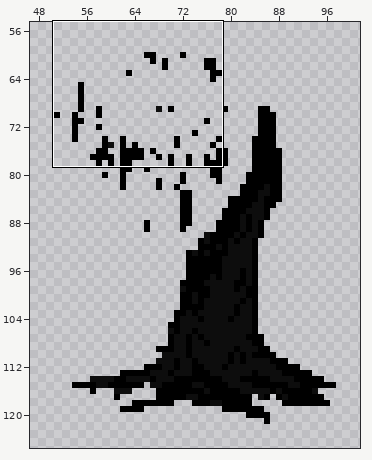
Sprite sheet -- sprites/Spr_dead_1/c75c7a90-abf4-42f4-ad17-767da0afc501.png. The picture above shows the old version from afar; the outline marks the close-up.
Close-up. Before the edit:
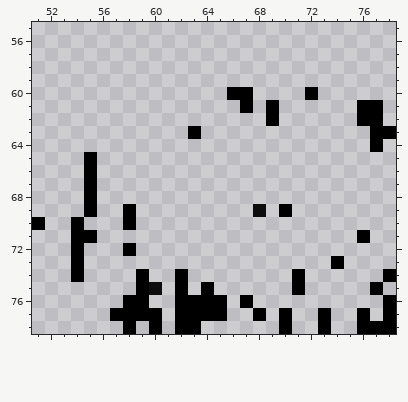
The file is 130x134 pixels. Colours within 5 levels of each other are drawn and written as one. Shown: x 51..78, y 55..78. The wide view leaves out empty margins.
After the commit:
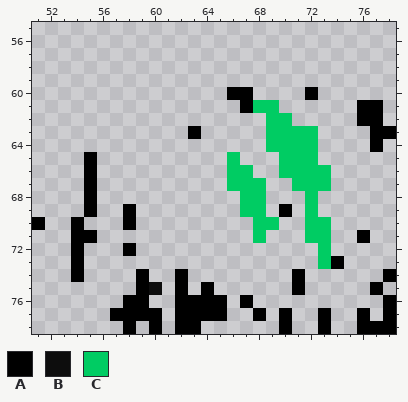
Palette (. is transparent): A #000000  B #0d0d0d  C #00cc63
What changed:
y 61: x 68..69 .A -> CC
y 62: x 69..70 A. -> CC
y 63..64: x 69..72 .... -> CCCC
y 65: x 66 . -> C; x 70..72 ... -> CCC
y 66: x 66..67 .. -> CC; x 70..73 .... -> CCCC
y 67: x 66..68 ... -> CCC; x 71..73 ... -> CCC
y 68: x 67..68 .. -> CC; x 72 . -> C
y 69: x 67..68 .B -> CC; x 72 . -> C
y 70: x 68..69 .. -> CC; x 72..73 .. -> CC
y 71: x 68 . -> C; x 72..73 .. -> CC
y 72..73: x 73 . -> C
